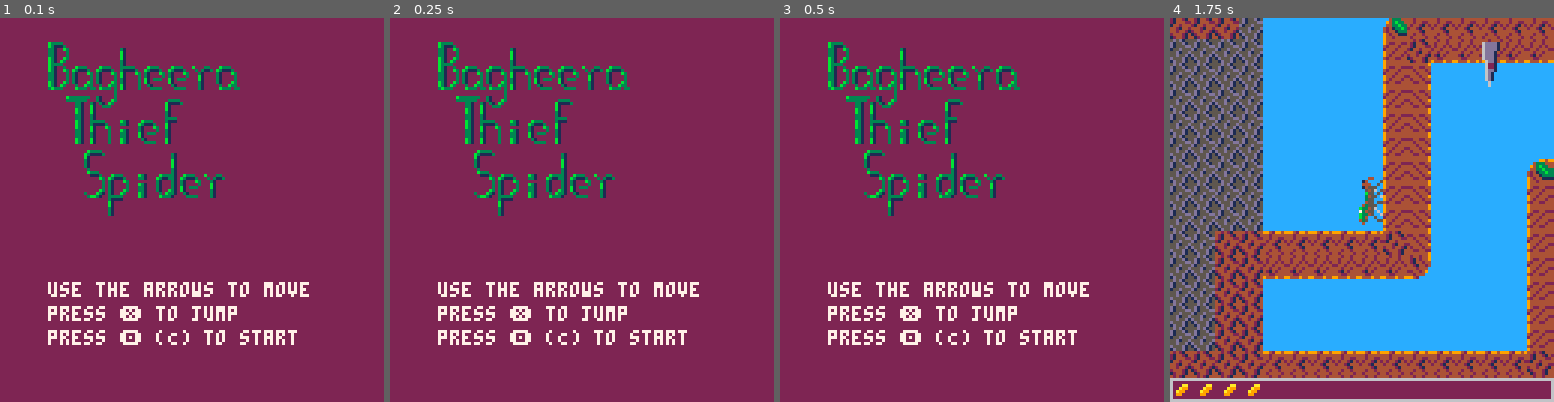
Above: before the commit, frames 1-4 (left to right).
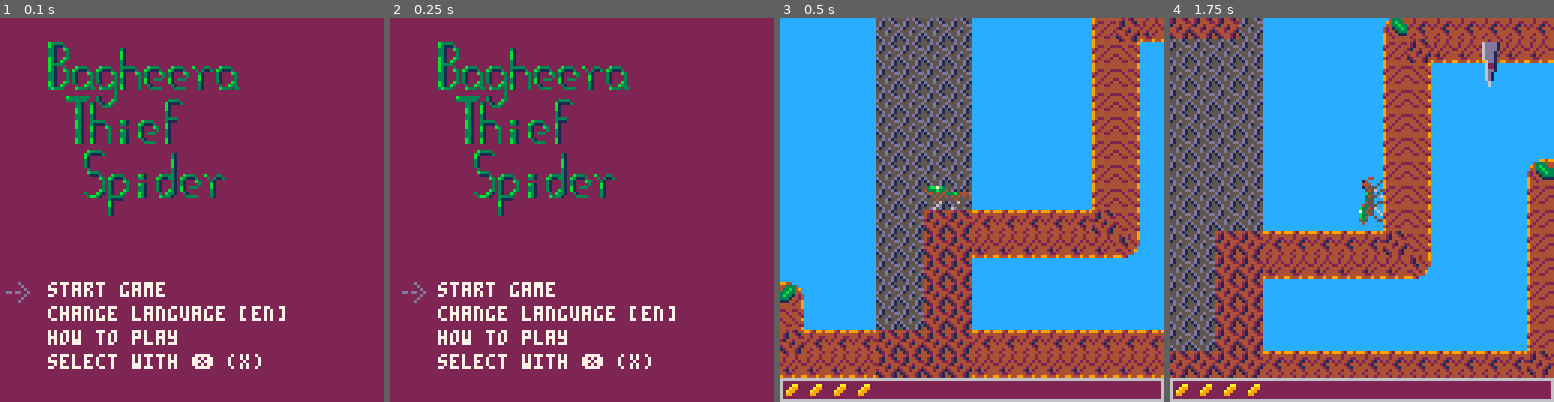
Above: after the commit, the same moments.

Repository: Naz713/pico-spider
Game: PICO-8 cartridge src/jmp_spdr.p8
Same seed, same stepped clock (60 frames per second), same inputs: the game is played once before the commit and once after it.
Inputs:
- Up to frame 1 (0.1 s): no input
- Up to frame 2 (0.25 s): no input
- Up to frame 3 (0.5 s): tap X (X key) at 0.33 s
- Up to frame 4 (1.75 s): tap O (Z key) at 0.7, 1.7 s; tap X (X key) at 1.07 s; hold Right from 1.6 s (still down)

The runs differ from the first frame. In frame 1, 3.8% of the frame differs, in the area x 1-81%, y 68-92%; in frame 2, 3.8%; in frame 3, 88%, in the area x 0-100%, y 0-100%; in frame 4, nothing differs.

Commit message:
Adding instructions

Diff:
--- a/src/jmp_spdr.p8
+++ b/src/jmp_spdr.p8
@@ -49,13 +49,13 @@
 11121211111212110120000001200000000000000000000000000000000000000000000000000000000000000000000000000000000000000000000000000000
 00100100001001001011000010110000000000000000000000000000000000000000000000000000000000000000000000000000000000000000000000000000
 01001010010100100010000000100000000000000000000000000000000000000000000000000000000000000000000000000000000000000000000000000000
-b3333000000000000000000000000000000000000000000000000000b3333333000000000b333300000000000000000000000000000000000000000000000000
-b31113000000000000000000000000000000031000000000003333003333333000000000b3111130000000000000000000000000000000000000000000000000
-33100b3000000000000000003100000000000310000000000b1111300003310000000000b1000000000000000000000000000000000000000000000000000000
-331000300000000000000000b100000000000b10000000000b100000000331000000000031000000000000000000000000000000000000000000000000000000
-331000300000000000000000b100000000000b10000000000b100000000b31000000000031000000000000000000000000000000000000000000000000000000
-b3100b300000000000000000b100000000000b100000000003100000000b31000000000031000000000000000000000000000000000000000000000000000000
-b310b300000000000000000031000000000003100000000003100000000331000000000003000000000000000000000000000000000000000000000000000000
+b3333000000000000000000000000000000000000000000000000000b3333333000000000b33330000000000000000000000d0000000d0000000000000000000
+b31113000000000000000000000000000000031000000000003333003333333000000000b3111130000000000000000000000d0000000d000000000000000000
+33100b3000000000000000003100000000000310000000000b1111300003310000000000b10000000000000000000000000000d0000000d00000000000000000
+331000300000000000000000b100000000000b10000000000b1000000003310000000000310000000000000000000000dd0dd00d0dd0dd0d0000000000000000
+331000300000000000000000b100000000000b10000000000b100000000b310000000000310000000000000000000000000000d0000000d00000000000000000
+b3100b300000000000000000b100000000000b100000000003100000000b31000000000031000000000000000000000000000d0000000d000000000000000000
+b310b30000000000000000003100000000000310000000000310000000033100000000000300000000000000000000000000d0000000d0000000000000000000
 b333300000000000000000003100000000000310000000000333300000033100000000000b333000000000000000000000000000000000000000000000000000
 b31003000b3330000b333000333330000b3333100b33300003111000000b3100b0003300001113000b33300000b3100000000000000000000000000000000000
 b3100b30b3111300b311130031111300b3113310b31113000b100000000b31000303113000000b30b31113000033100000000000000000000000000000000000
@@ -135,8 +135,8 @@
 8700000000000000000000848700000000000000000000000000000000849488888888888886000000849487000000000000000000000000000000000000a4a4a4a4000000000084870000000000000000000000000084948700000000000000000000000000b2b3948888888888860000000000849487000000000000009284
 870000000000000000000084870000000000000000000000000000000084948b8b8b8b8b8b89000000849494888888888886000000000000000000000000a4a4a4a40000000000848700000000000000000000008588948b8900000000000000000000000000008a8b8b8b8b8b8b890000000000849494888888888888888894
 87000000000000000091008487000000000000000000000000000000008487000000000000000000008a8b8b8b8b8b8b9487000000000000000000000000a4a4a4a400000000008487000000008586000000000084948700000000000000008588860000000000000000000000000000000000008a8b8b8b8b8b8b8b8b8b8b94
-9488888888888888888888948700000000000000000000000000000000848700000000000000000000000000000000008487000000000000000000000000a4a4a4a40000000000848700000000848700000000008a8b890000000000000000849487000000000000000000000000000000000000000000000000000000000084
-948b8b8b8b8b8b8ba18b8b8b8900000000000000858888860000000000848700000000000000000000000000000000b2b387000000000000000000000000a4a4a4a40000000000848700000000848700000000000000000000000000000092849487000000000000000000000000000000000000000000000000000000000084
+9488888888888888888888948700000000000000858888860000000000848700000000000000000000000000000000008487000000000000000000000000a4a4a4a40000000000848700000000848700000000008a8b890000000000000000849487000000000000000000000000000000000000000000000000000000000084
+948b8b8b8b8b8b8ba18b8b8b8900000000000000849494870000000000848700000000000000000000000000000000b2b387000000000000000000000000a4a4a4a40000000000848700000000848700000000000000000000000000000092849487000000000000000000000000000000000000000000000000000000000084
 8700000000000000b1000000000000000000000084949487000000000084a2a3000000000000000000000000000000008494888888888600000000000000a4a494948888888888948700000000848700000000000000000000000000000000849494888888888888888886000000000000000000000000000000000000000084
 870000000000000000000000000000000000000084948b890000000000848700000000000000000000000000000000008a8b8b8b8b948700000000000000a4a494948b8b8b8b8b8b89000000008487000000000000000000000000000000008a8b8b8b8b8b8b8b8b8b9487000000000000000000000000000000000000000084
 8793000000000000000000000000000000000000848700000000000000848700000000008586000000000000000000000000000000848790000000000000a4a494940000000000000000000000848793000000000000000000000000000000000000000000000000008487000000000000000000000000000000000000000084
--- a/src/menu.lua
+++ b/src/menu.lua
@@ -1,13 +1,113 @@
+h4=80
+s4=16
+
+dial = {
+  en = {
+    "last death on: ",
+    "last win on: ",
+    "start game",
+    "change language [en]",
+    "how to play",
+    "select with ❎ (x)",
+    "use the arrows to move",
+    "use left ⬅️ and right ➡️",
+    "when on floor or celling",
+    "use up ⬆️ and down ⬇️",
+    "when on walls",
+    "press ❎ to jump",
+    "look for the leaf fruit",
+    "see them on the lower bar",
+    "fill the bar to win!!!",
+    "avoid the thorns and ants",
+    "they make you loose fruits",
+    "if the bar empties you loose!",
+    "press 🅾️ (C) to go back",
+  },
+  es = {
+    "ultima derrota: ",
+    "ultima victoria: ",
+    "iniciar juego",
+    "cambiar idioma [es]",
+    "como jugar",
+    "selecciona con ❎ (x)",
+    "muevete con las flechas",
+    "usa izquierda ⬅️ y derecha ➡️",
+    "en el piso y el techo",
+    "usa arriba ⬆️ y abajo ⬇️",
+    "en las paredes",
+    "usa ❎ para saltar",
+    "busca los frutos de hojas",
+    "veelos en la barra inferior",
+    "llena la barra para ganar!!!",
+    "evita las espinas y hormigas",
+    "hacen que pierdas frutos",
+    "si la barra se vacia piedes!",
+    "usa 🅾️ (C) para regresar",
+}}
+
+avai_lan = {"en","es"}
+curr_lan = 1 --sequences start on 1
+
+title_sreen = true
+
+arrow_pos=0
+arrow_time=0
+
 function menu_update()
-  if btn(o_btn) then
+  if title_sreen then
+    title_update()
+  else
+    inst_update()
+  end
+end
+
+function title_update()
+  arrow_time += 2
+  arrow_time %= 30
+
+  if btnp(x_btn) and arrow_pos == 0 then
     time_score=time()
     spdr_setup()
     game_screen = true
     new_mstate = "game"
+
+  elseif btnp(x_btn) and arrow_pos == 1 then
+    curr_lan = (curr_lan+1) % count(avai_lan)
+    if curr_lan == 0 then
+      curr_lan = count(avai_lan)
+    end
+  elseif btnp(x_btn) and arrow_pos == 2 then
+    title_sreen = false
+  end
+
+  if btnp(up_btn) then
+    arrow_pos -= 1
+    arrow_pos %= 3
+
+  elseif btnp(do_btn) then
+    arrow_pos += 1
+    arrow_pos %= 3
+  end
+
+  lan = avai_lan[curr_lan]
+
+end
+
+function inst_update()
+  if btnp(o_btn) then
+    title_sreen = true
   end
 end
 
 function menu_draw()
+  if title_sreen then
+    title_draw()
+  else
+    inst_draw()
+  end
+end
+
+function title_draw()
   camera()
   cls(2)
   h1=-8
@@ -39,17 +139,43 @@
   spr(69,s3+40,h3+16,1,3) -- e
   spr(72,s3+48,h3+16,1,3) -- r
 
-  h4=80
-  s4=16
   if time_score>0 then
     if s.bulbs==0 then
-        print("last death on: "..time_score.."S",s4,h4-4,8)
+        print(dial[lan][1]..time_score.."S",s4,h4-4,8)
     elseif s.bulbs==16 then
-        print("last win on: "..time_score.."S !!!",s4,h4-4,10)
+        print(dial[lan][2]..time_score.."S !!!",s4,h4-4,10)
     end
   end
 
-  print("use the arrows to move",s4,h4+8,7)
-  print("press ❎ to jump",s4,h4+16)
-  print("press 🅾️ (C) to start",s4,h4+24)
+  print(dial[lan][3],s4,h4+8,7)
+  print(dial[lan][4],s4,h4+16)
+  print(dial[lan][5],s4,h4+24)
+  print(dial[lan][6],s4,h4+32)
+
+  spr(76+(arrow_time%2),s4-15+(arrow_time/5),h4+8+(8*arrow_pos))
 end
+
+function inst_draw()
+  camera()
+  cls(14)
+
+  print(dial[lan][7],8,8,7)
+  print(dial[lan][8],8,16)
+  print(dial[lan][9],16,24)
+  print(dial[lan][10],8,32)
+  print(dial[lan][11],16,40)
+  print(dial[lan][12],8,48)
+
+  spr(128,8,64)
+  print(dial[lan][13],16,64)
+  spr(8,8,72)
+  print(dial[lan][14],16,72)
+  print(dial[lan][15],8,80)
+  spr(160,8,88)
+  print(dial[lan][16],16,88)
+  spr(48,8,96)
+  print(dial[lan][17],16,96)
+  print(dial[lan][18],8,104)
+
+  print(dial[lan][19],8,120)
+end
